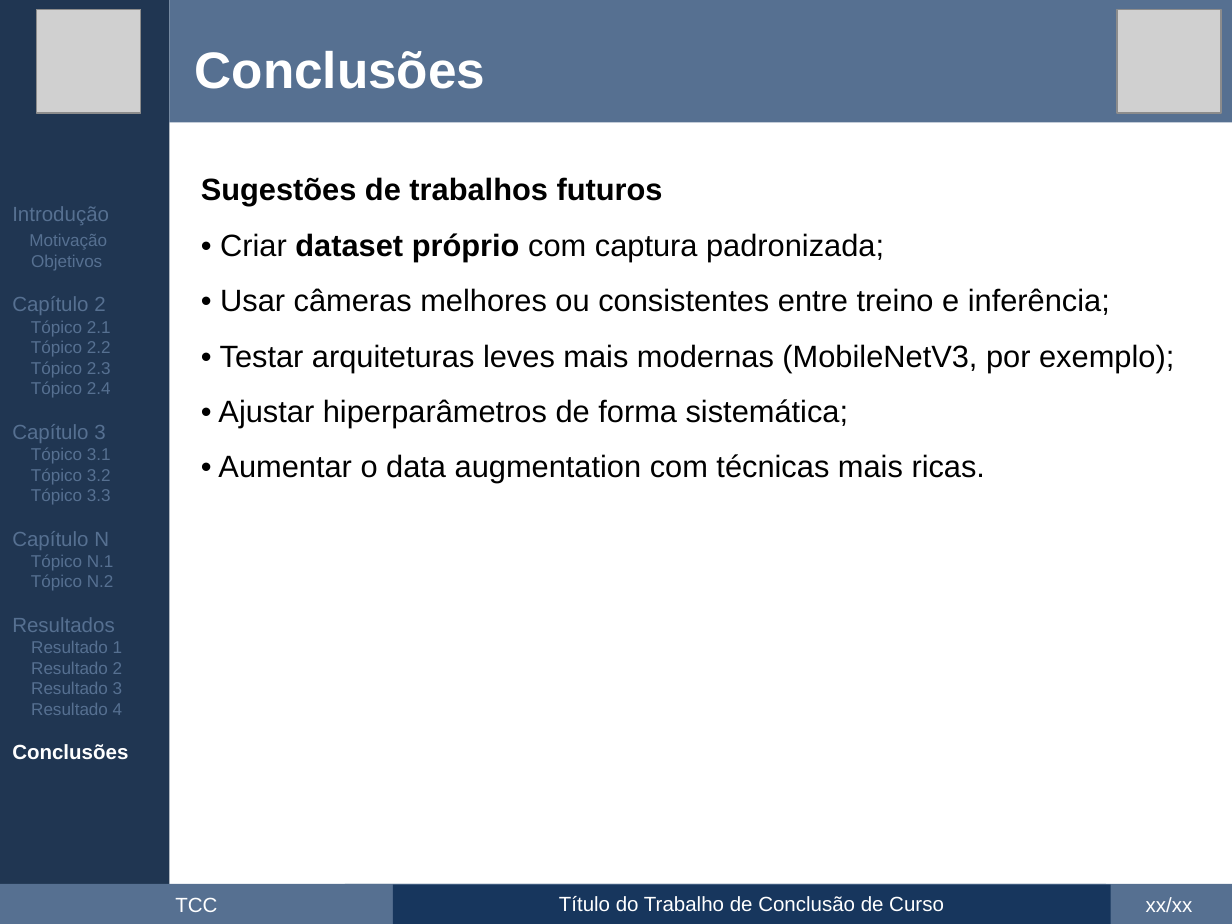
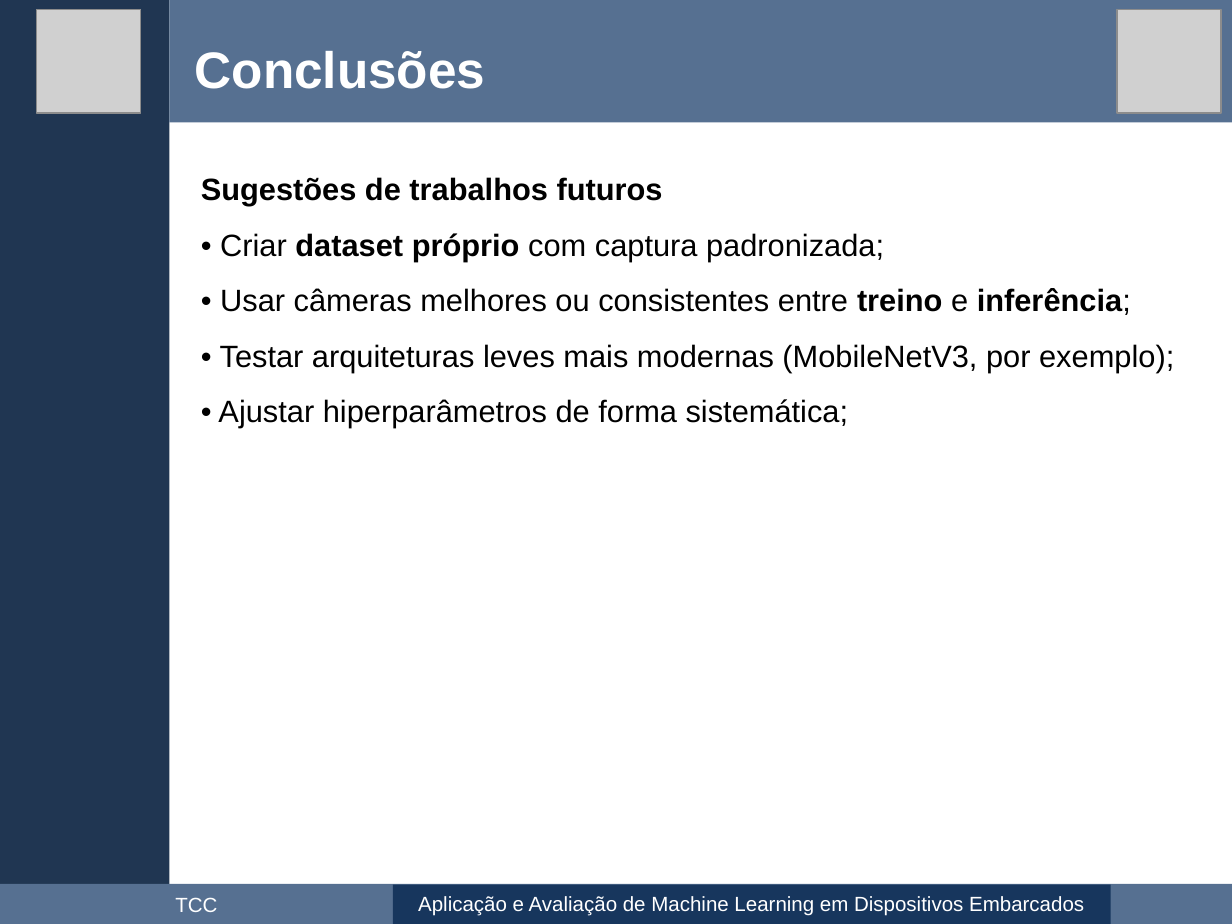
Before and after one commit to maxwellrs-dev/ai4rpi, a slide deck: slide 40 of apresentacao/apresentacao.pptx (slide 48 before the commit). Drawn at 1232x924 pixels with LibreOffice and Linux fonts; fonts in the diff are those of the drawing; grey boxes stand for pictures. Boxes give left, top, right and bottom in pixels: in the first picture for what was removed or moved away, otherwise in the second. Text is boxed around its words. In the diff, an @@ line names an element or a change of style, - is before the commit and + after.

```diff
--- a/apresentacao/apresentacao.pptx
+++ b/apresentacao/apresentacao.pptx
@@ text removed at (12,206,128,760) @@
-Introdução
-Motivação
-Objetivos
-Capítulo 2
-Tópico 2.1
-Tópico 2.2
-Tópico 2.3
-Tópico 2.4
-Capítulo 3
-Tópico 3.1
-Tópico 3.2
-Tópico 3.3
-Capítulo N
-Tópico N.1
-Tópico N.2
-Resultados
-Resultado 1
-Resultado 2
-Resultado 3
-Resultado 4
-Conclusões
@@ text at (218,233,1174,428): text changed @@
-• Criar dataset próprio com captura padronizada;
-• Usar câmeras melhores ou consistentes entre treino e inferência;
-• Testar arquiteturas leves mais modernas (MobileNetV3, por exemplo);
-• Ajustar hiperparâmetros de forma sistemática;
-• Aumentar o data augmentation com técnicas mais ricas.
+• Criar dataset próprio com captura padronizada;
+• Usar câmeras melhores ou consistentes entre treino e inferência;
+• Testar arquiteturas leves mais modernas (MobileNetV3, por exemplo);
+• Ajustar hiperparâmetros de forma sistemática;
@@ rectangle removed at (345,885,1106,924) @@
@@ text in rectangle at (418,896,1084,916): text changed @@
-Título do Trabalho de Conclusão de Curso
+Aplicação e Avaliação de Machine Learning em Dispositivos Embarcados
@@ text removed at (1146,897,1193,912) @@
-xx/xx
```
Also in this commit, not shown: 32 other slides changed, 6 slides added, 14 slides removed.
